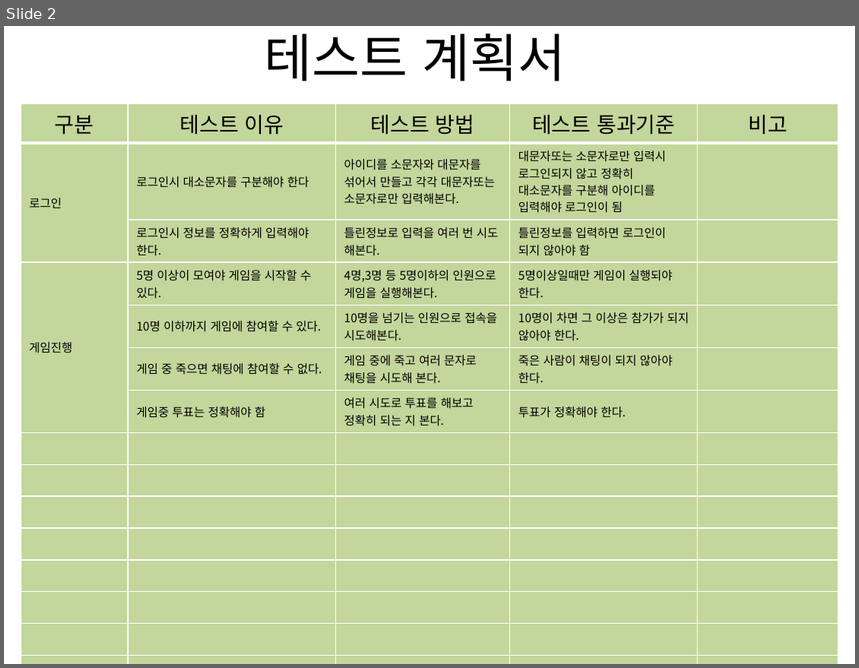
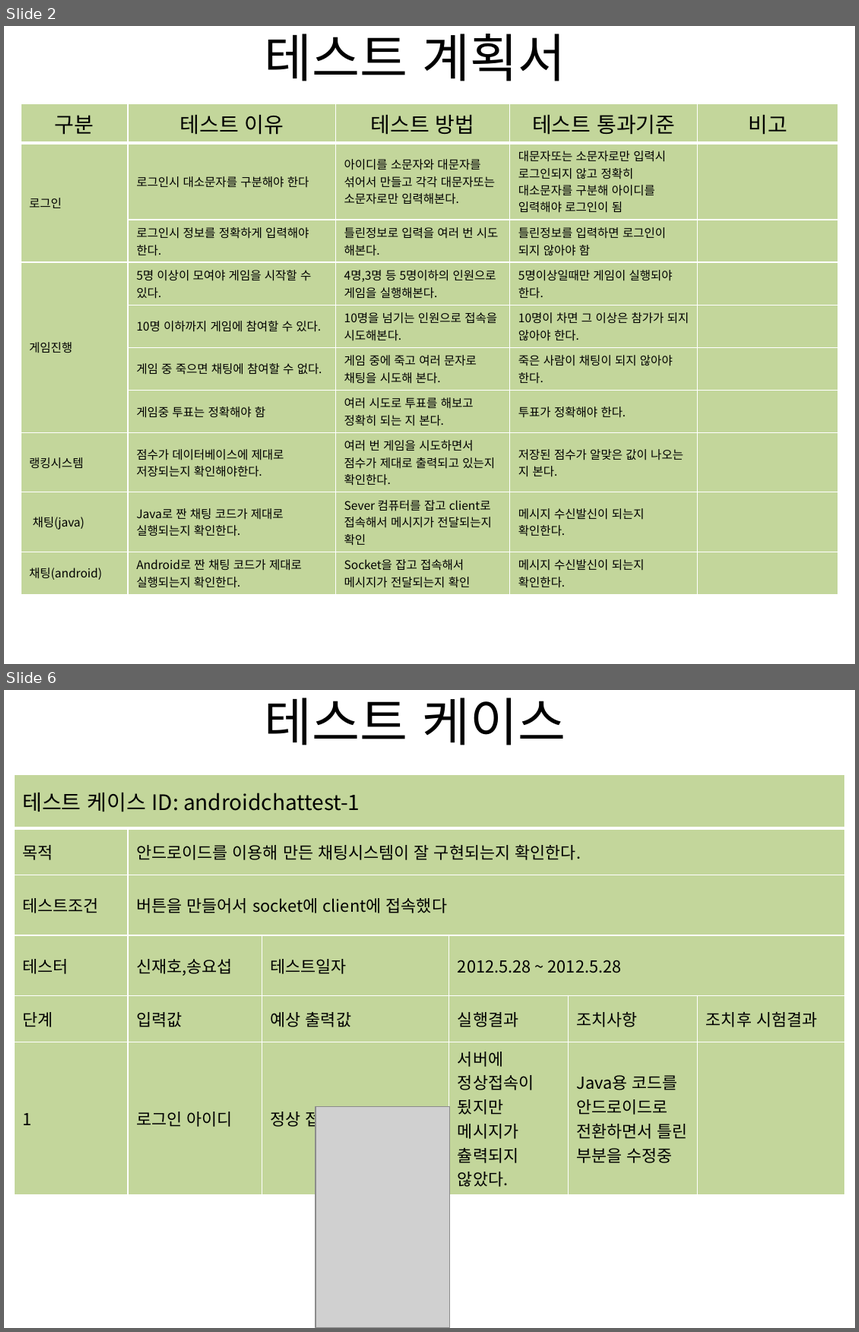
Before and after one commit to ofkdw/DreamWare, a slide deck: Document/테스트 계획서.pptx. Shown one above the other, each under a label of ours: slide 2 before the commit, slides 2 and 6 after it; the slides between them are not shown. The pictures are 859x668 and 859x1332 pixels, drawn with LibreOffice and Linux fonts; fonts in the diff are those of the drawing; grey boxes stand for pictures. Boxes give left, top, right and bottom in pixels: in the first picture for what was removed or moved away, otherwise in the second. Text is boxed around its words. In the diff, an @@ line names an element or a change of style, - is before the commit and + after.

```diff
--- a/Document/테스트 계획서.pptx
+++ b/Document/테스트 계획서.pptx
@@ slide 6 added at bbox=[4, 690, 855, 1328], background #FFFFFF @@
@@ title added at bbox=[264, 698, 566, 745], 44 pt, text #000000 @@
+테스트 케이스
@@ table added at bbox=[14, 774, 845, 1190], 6 rows, 6 columns @@
+테스트 케이스 ID: androidchattest-1 |  |  |  |  | 
+목적 | 안드로이드를 이용해 만든 채팅시스템이 잘 구현되는지 확인한다. |  |  |  | 
+테스트조건 | 버튼을 만들어서 socket에 client에 접속했다 |  |  |  | 
+테스터 | 신재호,송요섭 | 테스트일자 | 2012.5.28 ~ 2012.5.28 |  | 
+단계 | 입력값 | 예상 출력값 | 실행결과 | 조치사항 | 조치후 시험결과
+1 | 로그인 아이디 | 정상 접속 | 서버에 정상접속이 됬지만 메시지가 츌력되지 않았다. | Java용 코드를 안드로이드로 전환하면서 틀린 부분을 수정중 | 
@@ picture added at bbox=[316, 1107, 449, 1328] @@
@@ slide 2 changed as well @@
@@ table at bbox=[21, 104, 838, 591] @@
-row 8:  |  |  |  | 
-row 9:  |  |  |  | 
-row 10:  |  |  |  | 
-row 11:  |  |  |  | 
-row 12:  |  |  |  | 
-row 13:  |  |  |  | 
-row 14:  |  |  |  | 
-row 15:  |  |  |  | 
-row 16:  |  |  |  | 
+row 8: 랭킹시스템 | 점수가 데이터베이스에 제대로 저장되는지 확인해야한다. | 여러 번 게임을 시도하면서 / 점수가 제대로 출력되고 있는지 확인한다. | 저장된 점수가 알맞은 값이 나오는 지 본다. | 
+row 9: 채팅(java) | Java로 짠 채팅 코드가 제대로 실행되는지 확인한다. | Sever 컴퓨터를 잡고 client로 접속해서 메시지가 전달되는지 확인 | 메시지 수신발신이 되는지 확인한다. | 
+row 10: 채팅(android) | Android로 짠 채팅 코드가 제대로 실행되는지 확인한다. | Socket을 잡고 접속해서 메시지가 전달되는지 확인 | 메시지 수신발신이 되는지 확인한다. | 
```
Also in this commit, not shown: 1 other slide changed, 3 other slides added, 2 slides removed, 2 other files.
